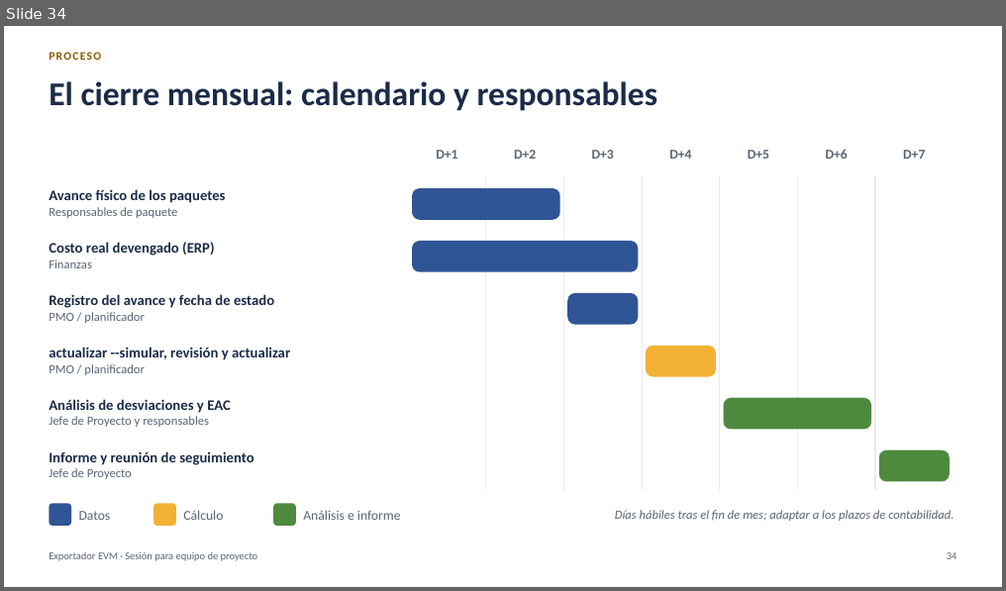
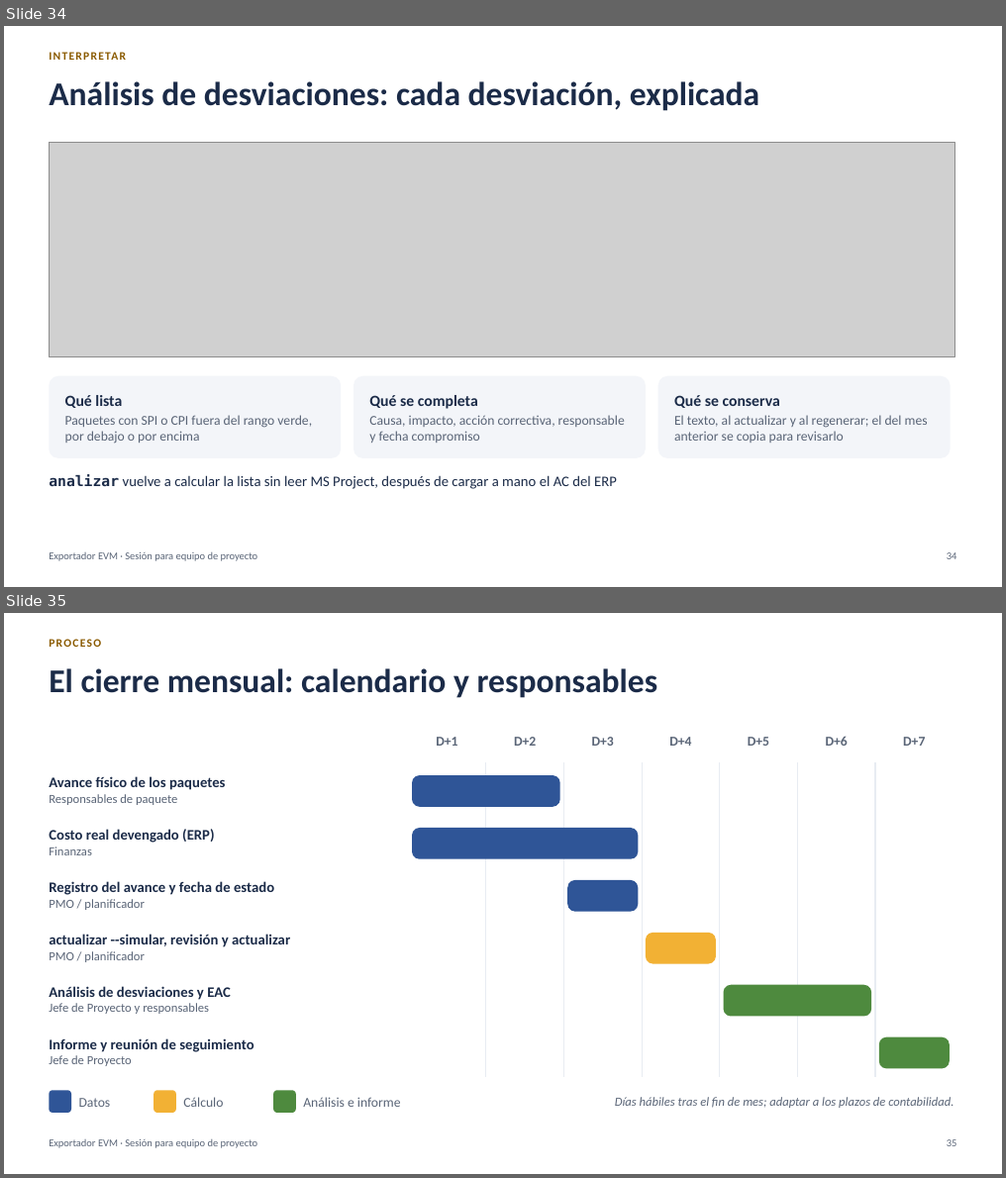
Before and after one commit to MarceloSalazar/evm-automation, a slide deck: docs/presentacion-jefes-de-proyecto.pptx. Shown one above the other, each under a label of ours: slide 34 before the commit, slides 34 and 35 after it. The pictures are 1006x591 and 1006x1178 pixels, drawn with LibreOffice and Linux fonts; fonts in the diff are those of the drawing; grey boxes stand for pictures. Boxes give left, top, right and bottom in pixels: in the first picture for what was removed or moved away, otherwise in the second. Text is boxed around its words. In the diff, an @@ line names an element or a change of style, - is before the commit and + after.

```diff
--- a/docs/presentacion-jefes-de-proyecto.pptx
+++ b/docs/presentacion-jefes-de-proyecto.pptx
@@ slide 34 added at bbox=[4, 26, 1002, 587], background #FFFFFF @@
@@ text added at bbox=[49, 49, 648, 71], 11 pt, text #8A5A00, bold @@
+INTERPRETAR
@@ title added at bbox=[49, 81, 759, 111], 32 pt, text #1B2B48, bold @@
+Análisis de desviaciones: cada desviación, explicada
@@ picture added at bbox=[49, 142, 954, 358] @@
@@ rounded rectangle added at bbox=[49, 376, 341, 459], fill #F3F5F9, 13 pt, text #5A6577 @@
+Qué lista
+Paquetes con SPI o CPI fuera del rango verde, por debajo o por encima
@@ rounded rectangle added at bbox=[353, 376, 646, 459], fill #F3F5F9, 13 pt, text #5A6577 @@
+Qué se completa
+Causa, impacto, acción correctiva, responsable y fecha compromiso
@@ rounded rectangle added at bbox=[658, 376, 950, 459], fill #F3F5F9, 13 pt, text #5A6577 @@
+Qué se conserva
+El texto, al actualizar y al regenerar; el del mes anterior se copia para revisarlo
@@ text added at bbox=[49, 474, 617, 489], 14 pt, text #1B2B48 @@
+analizar vuelve a calcular la lista sin leer MS Project, después de cargar a mano el AC del ERP
@@ text added at bbox=[49, 553, 258, 562], 10 pt, text #5A6577 @@
+Exportador EVM · Sesión para equipo de proyecto
@@ page number added at bbox=[946, 553, 957, 560], 10 pt, text #5A6577 @@
+34
@@ what was slide 34 is now slide 35 @@
```
Also in this commit, not shown: 9 slides changed, 29 other files.
